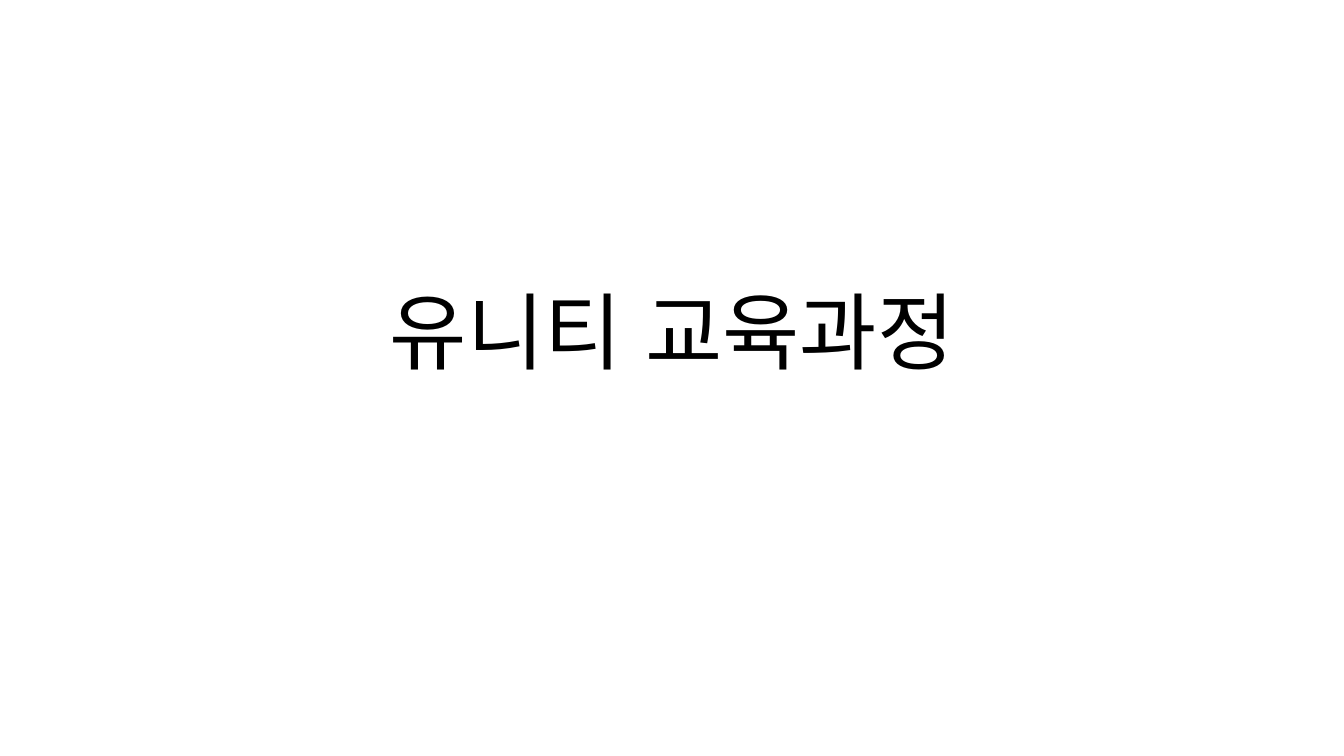
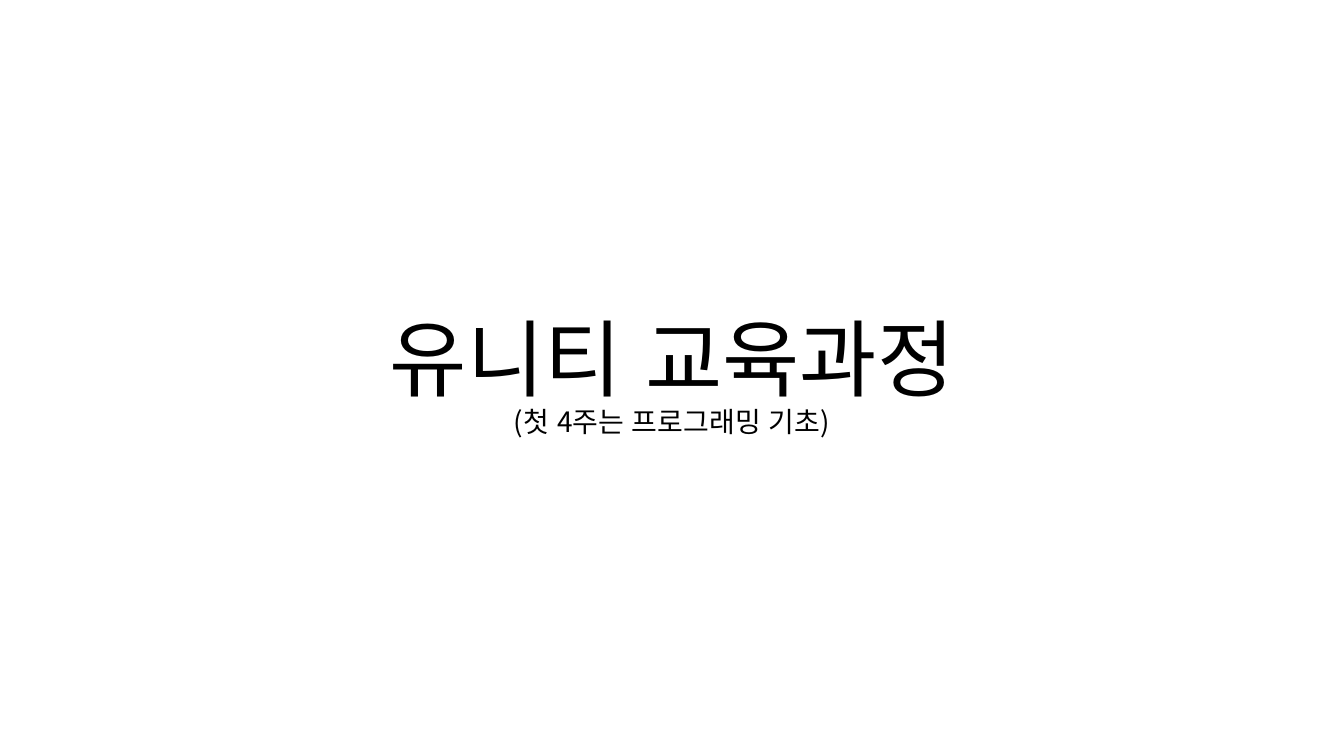
Before and after one commit to Pacman18/SantaClass, a slide deck: slide 1 of 유니티 교육과정.pptx. Drawn at 1344x756 pixels with LibreOffice and Linux fonts; fonts in the diff are those of the drawing. Boxes give left, top, right and bottom in pixels: in the first picture for what was removed or moved away, otherwise in the second. Text is boxed around its words. In the diff, an @@ line names an element or a change of style, - is before the commit and + after.

```diff
--- a/유니티 교육과정.pptx
+++ b/유니티 교육과정.pptx
@@ title at (390,320,954,438): text changed; size 60 to 20 pt @@
-유니티 교육과정
+유니티 교육과정
+(첫 4주는 프로그래밍 기초)
```
Also in this commit, not shown: 1 other file.
